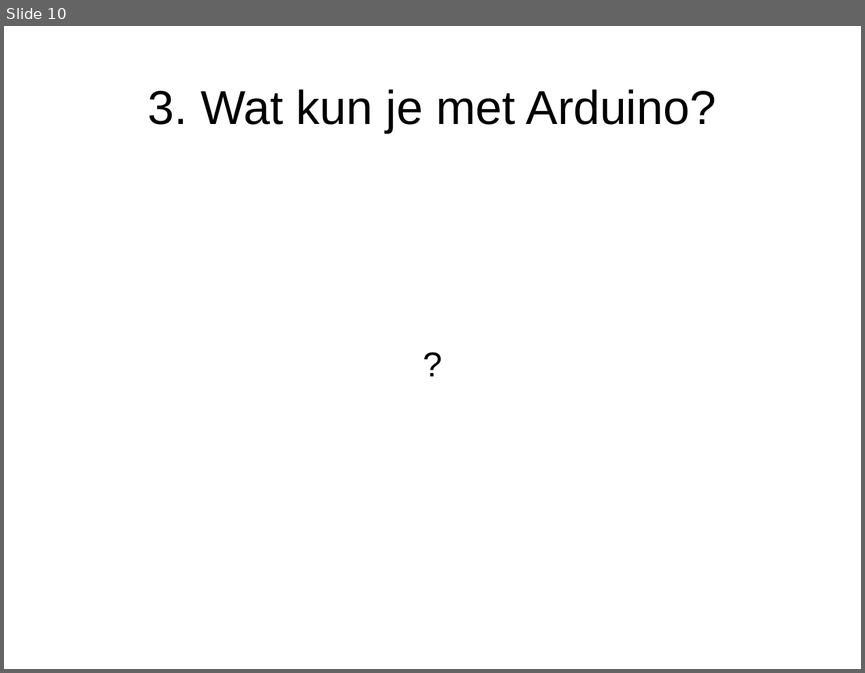
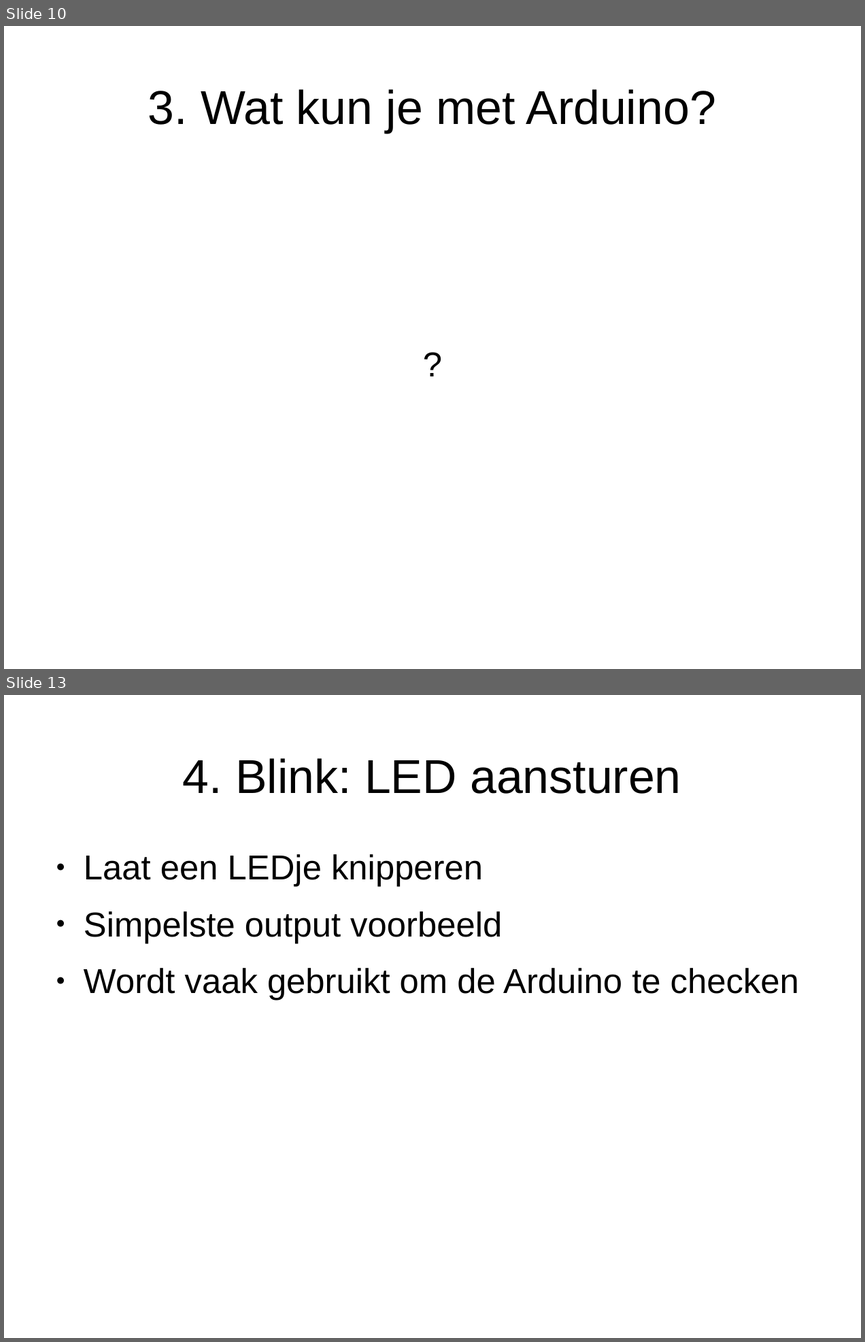
Before and after one commit to djog/arduino_cursus, a slide deck: Presentaties/Dag1.odp. Shown one above the other, each under a label of ours: slide 10 before the commit, slides 10 and 13 after it; the slides between them are not shown. The pictures are 865x673 and 865x1342 pixels, drawn with LibreOffice and Linux fonts; fonts in the diff are those of the drawing. Boxes give left, top, right and bottom in pixels: in the first picture for what was removed or moved away, otherwise in the second. Text is boxed around its words. In the diff, an @@ line names an element or a change of style, - is before the commit and + after.

```diff
--- a/Presentaties/Dag1.odp
+++ b/Presentaties/Dag1.odp
@@ slide 13 added at (x1=4, y1=695, x2=861, y2=1338), background #FFFFFF @@
@@ title added at (x1=183, y1=758, x2=681, y2=794), 44 pt, text #000000 @@
+4. Blink: LED aansturen
@@ text added at (x1=84, y1=854, x2=799, y2=1000), 32 pt, text #000000 @@
+● Laat een LEDje knipperen
+● Simpelste output voorbeeld
+● Wordt vaak gebruikt om de Arduino te checken
```
Also in this commit, not shown: 2 slides changed, 13 other slides added, 9 other files.
